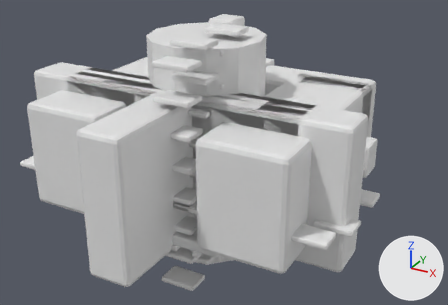
Before and after pictures for a commit that changed the FBX model Assets/CityArchitecture/Generated/PremiumFortificationKit.fbx.
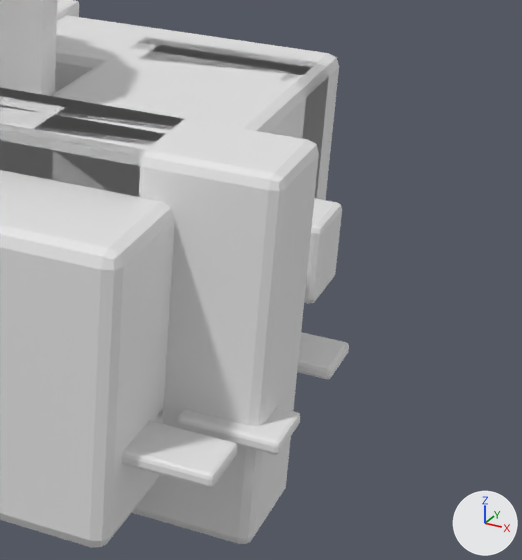
Each version is shown whole from a 50 mm lens placed at (7.02, -9.35, 5.79), pointed at (0.26, 2.95, -0.36), then close up on the part from 54% to 100% of the width and 19% to 91% of the height. Lighting does not change. The marker at lower right points along +X, +Y and +Z. The last two pictures show the newer version. Where no turn or scale is listed for an object, it has been applied to the vertices.

In view in the first close-up: 'CornerTower', 'GateArch', 'GateRight', 'Merlon_6', 'Stone_0_7', 'Stone_1_7', 'Stone_3_7', 'WallBody', 'WallBody.001' and 1 more.
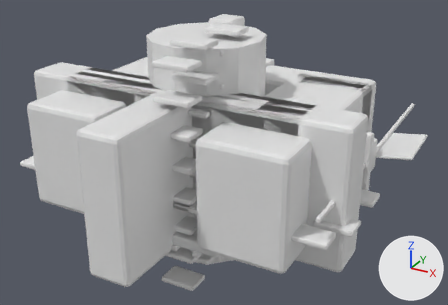
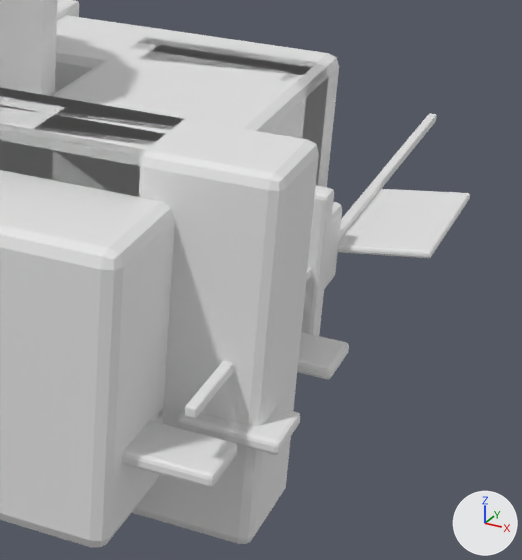
The change, as a diff of the scene's bpy script:
```diff
--- a/Assets/CityArchitecture/Generated/PremiumFortificationKit.fbx.py
+++ b/Assets/CityArchitecture/Generated/PremiumFortificationKit.fbx.py
@@ me_cube_148_1 @@
+me_cube_148_1.from_pydata(...)  # 56 vertices, 54 faces; spans x -0.45..0.45, y -0.8..0.8, z -0.09..0.09
+me_cube_148_1.materials.append(mat_gate_wood)  # white #e7e7e7
@@ me_cube_149_1 @@
+me_cube_149_1.from_pydata(...)  # 56 vertices, 54 faces; spans x -0.04..0.04, y -3.7..3.7, z -0.05..0.05
+me_cube_149_1.materials.append(mat_gate_wood)  # white #e7e7e7
@@ me_cube_292 @@
+me_cube_292.from_pydata(...)  # 56 vertices, 54 faces; spans x -3.82..3.82, y -0.12..0.12, z -0.72..0.72
+me_cube_292.materials.append(mat_fortification_stone_variation)  # white #e7e7e7
@@ ob_banner @@
+ob_banner = bpy.data.objects.new('Banner', me_cube_148_1)
+ob_banner.location = (4.15, 4.6, 0.0)
@@ ob_bannerpole @@
+ob_bannerpole = bpy.data.objects.new('BannerPole', me_cube_149_1)
+ob_bannerpole.location = (3.7, 4.0, 0.0)
@@ ob_wallwalk @@
+ob_wallwalk = bpy.data.objects.new('WallWalk', me_cube_292)
+ob_wallwalk.location = (0.0, 3.22, 0.0)
```

Location of each change, (x1, y1, x2, y2) in pixels of the close-ups (522 x 560 px):
'Banner', added
    after: (337, 189, 470, 258)
'WallWalk', added
    after: (301, 186, 334, 336)
'BannerPole', added
    after: (185, 113, 437, 418)
'Merlon_6', unchanged, covered by the edit
    before: (304, 198, 342, 304)
    after: (324, 202, 342, 289)
